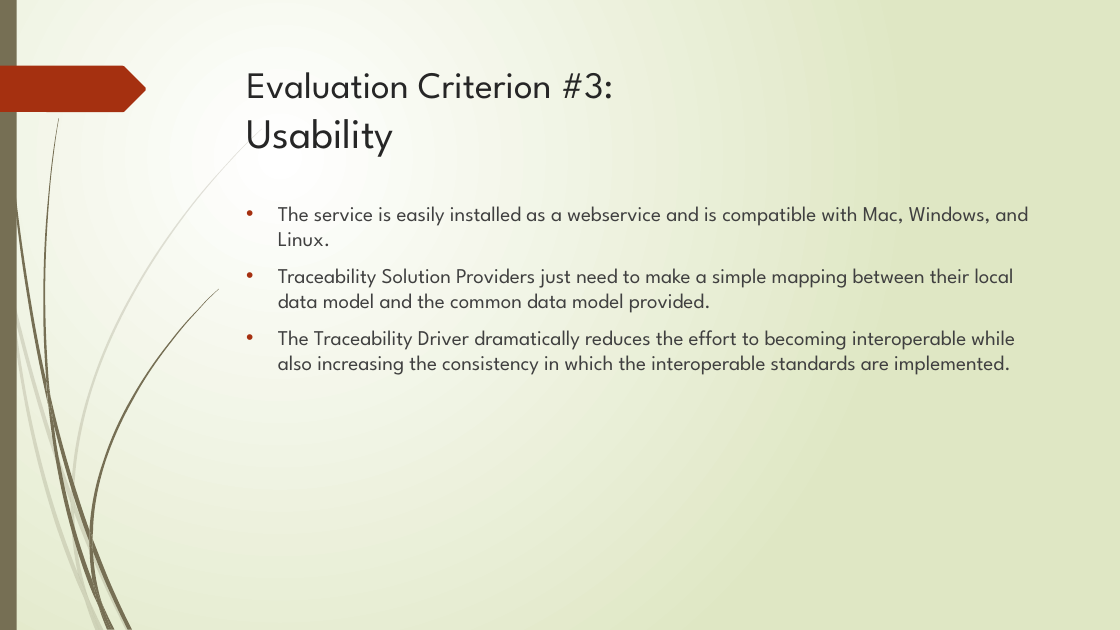
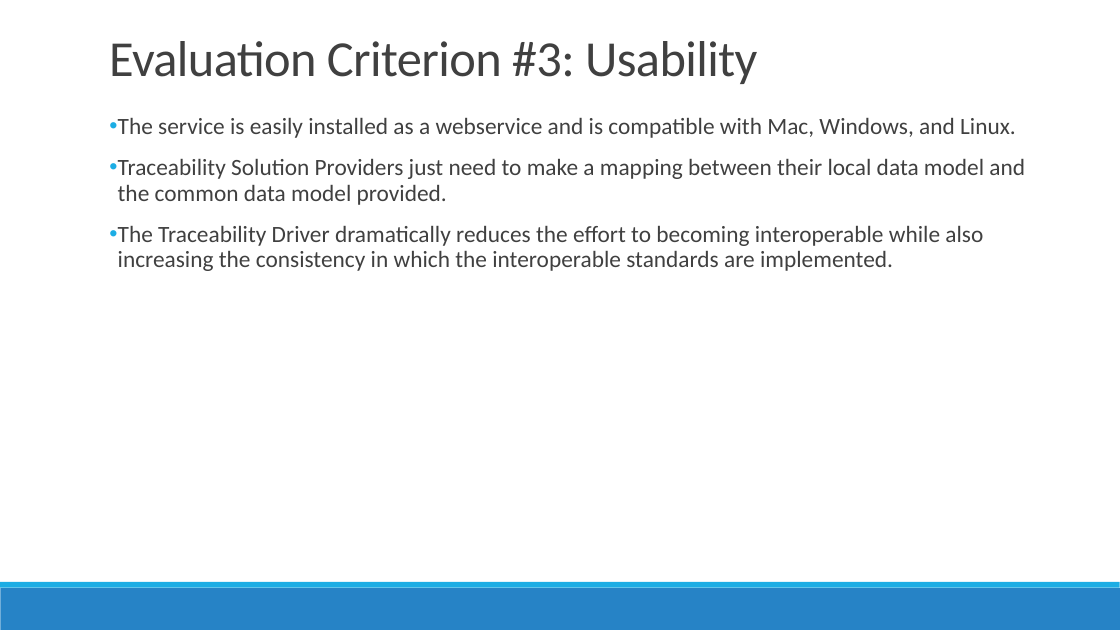
Before and after one commit to TraceabilityInternet/TraceabilityDriver, a slide deck: slide 7 of FDAPresentation.pptx (slide 8 before the commit). Drawn at 1120x630 pixels with LibreOffice and Linux fonts; fonts in the diff are those of the drawing. Boxes give left, top, right and bottom in pixels: in the first picture for what was removed or moved away, otherwise in the second. Text is boxed around its words. In the diff, an @@ line names an element or a change of style, - is before the commit and + after.

```diff
--- a/FDAPresentation.pptx
+++ b/FDAPresentation.pptx
@@ background gradient #FFFFFF to #DFE8C4 to #FFFFFF @@
@@ rectangle removed at <box>0,0,17,630</box> @@
@@ title "Evaluation Criterion #3: Usability": place and size @@
-title "Evaluation Criterion #3: Usability" at <box>247,72,613,157</box>
+title "Evaluation Criterion #3: Usability" at <box>109,41,757,84</box>
@@ title "Evaluation Criterion #3: Usability" at <box>109,41,757,84</box>: size 32 to 43.2 pt in "Evaluation Criterion #3:"; size 36 to 43.2 pt in "Usability"; font League Spartan to Calibri, text colour #262626 to #404040, letter spacing 0 to -0.5 pt; line spacing 1 to 0.85; vertical alignment top to bottom @@
@@ freeform shape removed at <box>0,66,146,112</box> @@
@@ text "The service is easily installed ...": place and size @@
-text "The service is easily installed ..." at <box>278,206,1029,375</box>
+text "The service is easily installed ..." at <box>118,118,1025,271</box>
@@ text at <box>118,118,1016,271</box>: size 18 to 20 pt, font League Spartan to Calibri in "The service is easily installed as a ...", "The Traceability Driver dramatically reduces the effort ..."; indent changed; line spacing 1 to 0.9; more space between paragraphs; bullet colour #A53010 to #1CADE4 @@
@@ rectangle added at <box>87,132,1058,186</box>, fill #FFFFFF, outline #FFFFFF 1.25 pt @@
@@ text at <box>118,159,1025,205</box>: text changed; size 18 to 20 pt; font League Spartan to Calibri @@
-• Traceability Solution Providers just need to make a simple mapping between their local data model and the common data model provided.
+• Traceability Solution Providers just need to make a mapping between their local data model and the common data model provided.
@@ rectangle added at <box>0,588,1120,630</box>, fill #2683C6 @@
@@ rectangle added at <box>0,582,1120,588</box>, fill #1CADE4 @@
@@ group removed at <box>0,129,262,630</box>: 10 freeform shapes @@
@@ group removed at <box>3,0,218,630</box>: 12 freeform shapes @@
```
Also in this commit, not shown: 10 other slides changed, 1 slide added, 2 slides removed, 3 other files.
